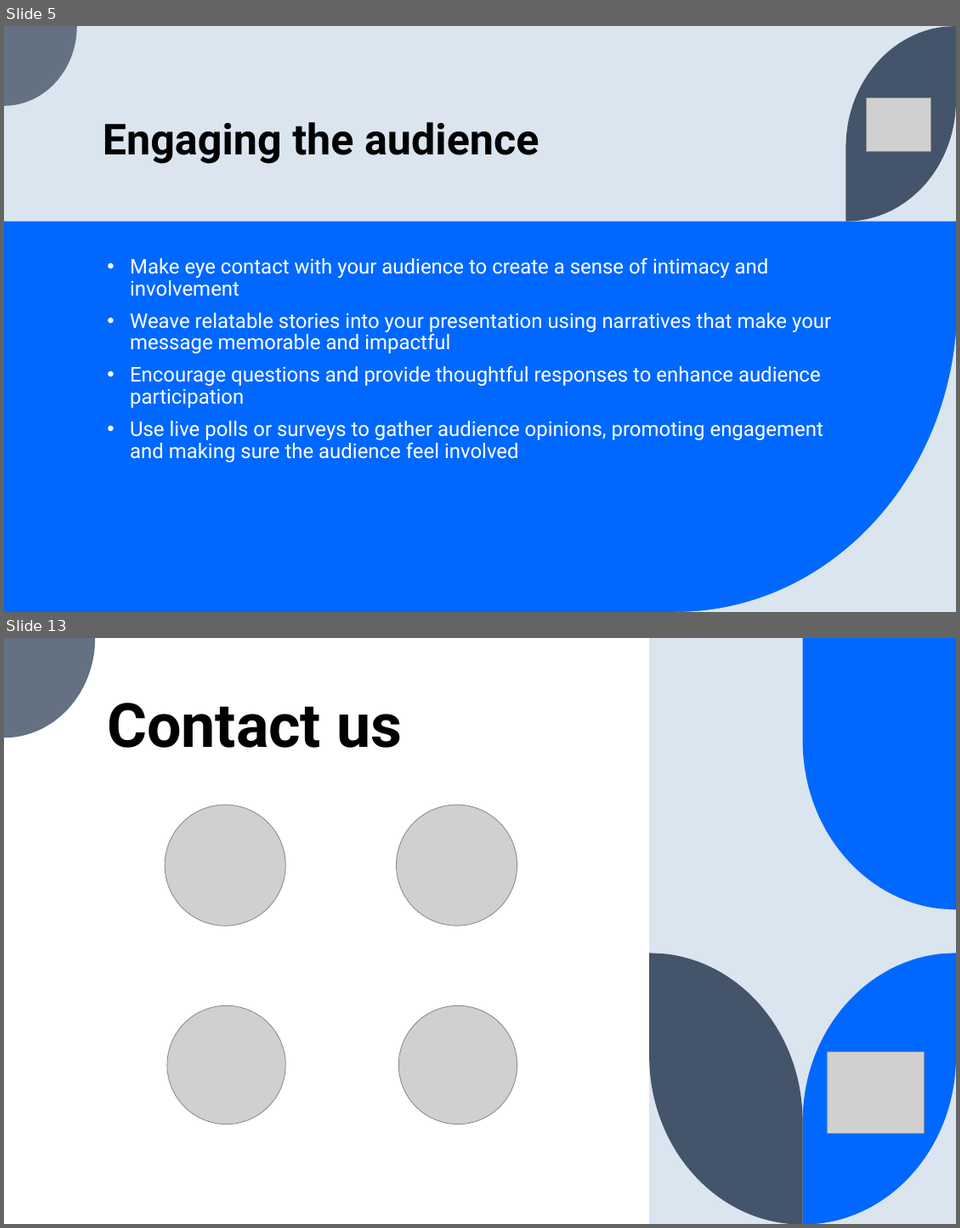
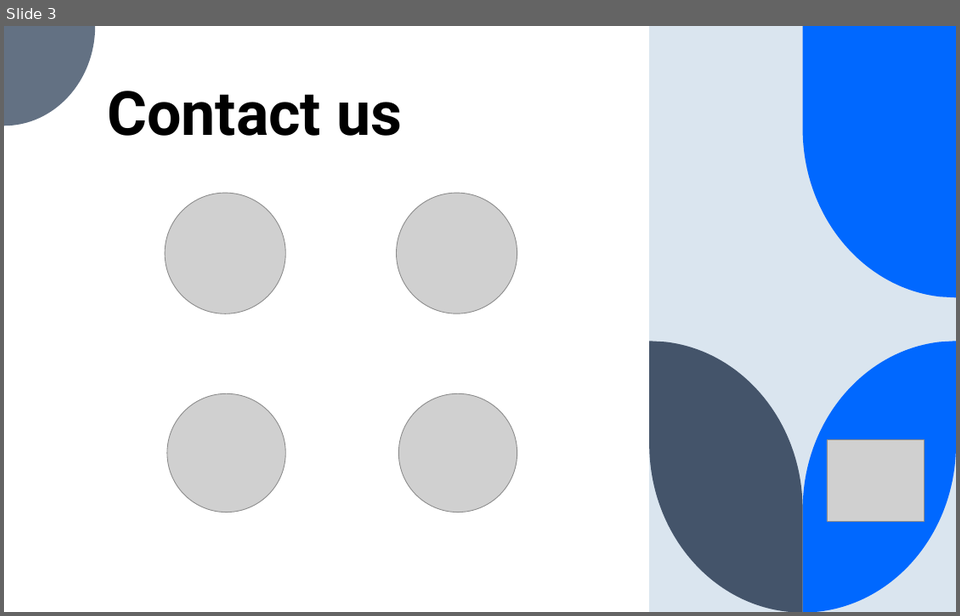
Before and after one commit to qossayrida/kakush, a slide deck: PID_Course/PID.pptx. Shown one above the other, each under a label of ours: slides 5 and 13 before the commit, slide 3 after it; the slides between them are not shown. The pictures are 960x1228 and 960x616 pixels, drawn with LibreOffice and Linux fonts; fonts in the diff are those of the drawing; grey boxes stand for pictures. Boxes give left, top, right and bottom in pixels: in the first picture for what was removed or moved away, otherwise in the second. Text is boxed around its words. In the diff, an @@ line names an element or a change of style, - is before the commit and + after.

Commit message:
Create PID Slide

```diff
--- a/PID_Course/PID.pptx
+++ b/PID_Course/PID.pptx
@@ slide 5 removed at (x1=4, y1=26, x2=956, y2=612), background #DAE5EF @@
@@ group removed at (x1=4, y1=26, x2=956, y2=612): 3 freeform shapes, 1 rectangle @@
@@ picture removed at (x1=867, y1=97, x2=931, y2=152) @@
@@ title removed at (x1=103, y1=122, x2=539, y2=164) @@
-Engaging the audience
@@ text removed at (x1=130, y1=257, x2=831, y2=462) @@
-• Make eye contact with your audience to create a sense of intimacy and involvement
-• Weave relatable stories into your presentation using narratives that make your message memorable and impactful
-• Encourage questions and provide thoughtful responses to enhance audience participation
-• Use live polls or surveys to gather audience opinions, promoting engagement and making sure the audience feel involved
@@ what was slide 13 is now slide 3 @@
```
Also in this commit, not shown: 1 slide changed, 1 slide added, 10 other slides removed.
